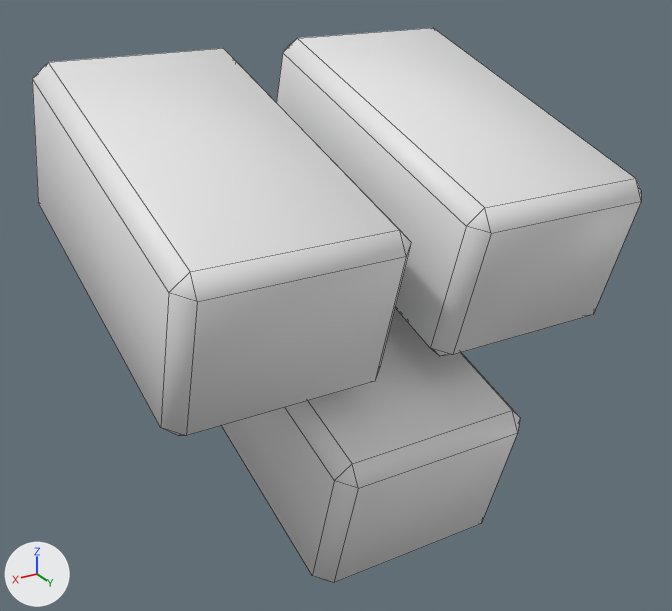
Two versions of the FBX model Proyecto_Unity/Assets/Models/Nave/AlmacenamientoComun2.fbx, one commit apart.
The view is the same before and after, from a 50 mm camera at (0.0154, 0.0278, -0.0115) aimed at (0.0002, 0.0025, -0.0241). The lights are fixed; the arrows at lower left show +X, +Y and +Z. Mesh edges are drawn as thin lines. Where no turn or scale is listed for an object, it has been applied to the vertices.

In view in the first picture: 'Comunes_001'.
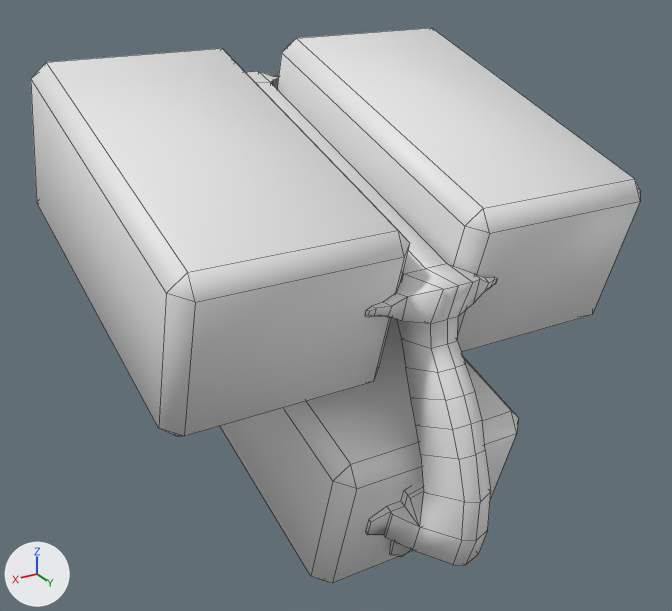
Patch to the scene script:
```diff
--- a/Proyecto_Unity/Assets/Models/Nave/AlmacenamientoComun2.fbx.py
+++ b/Proyecto_Unity/Assets/Models/Nave/AlmacenamientoComun2.fbx.py
@@ me_comunes_001 @@
 # used by ob_comunes_001; location = (0.0, 0.0, 0.0)
-me_comunes_001.from_pydata(...)  # 72 vertices, 78 faces; spans x -0.0083..0.0081, y -0.0053..0.0082, z -0.0322..-0.0159
+me_comunes_001.from_pydata(...)  # 247 vertices, 230 faces; spans x -0.0082..0.0081, y -0.0053..0.0104, z -0.0322..-0.0159
+# me_comunes_001 part 1: the loose piece of 24 vertices spanning x -0.0083..-0.0011, y -0.0053..0.0082, z -0.025..-0.0159 is moved by (0.0001, 0.0, 0.0)
+# me_comunes_001 part 2: a new loose piece of 175 vertices spanning x -0.0028..0.0028, y -0.0051..0.0104, z -0.0314..-0.0173, in mat_mats__almacenamiento_difuso_png (its picture is missing)
 me_comunes_001.materials.append(mat_mats__almacenamiento_difuso_png)
```

Pixel boxes [x1, y1, x2, y2] of what changed, in the pictures (672 x 611 px; the box of a moved part takes in the faces that stretch with it):
'Comunes_001', reshaped
    before: [32, 28, 641, 583]
    after: [31, 28, 640, 583]
part 1 of me_comunes_001, moved or reshaped
    before: [276, 28, 641, 356]
    after: [277, 28, 640, 352]
part 2 of me_comunes_001, added
    after: [245, 71, 497, 565]
